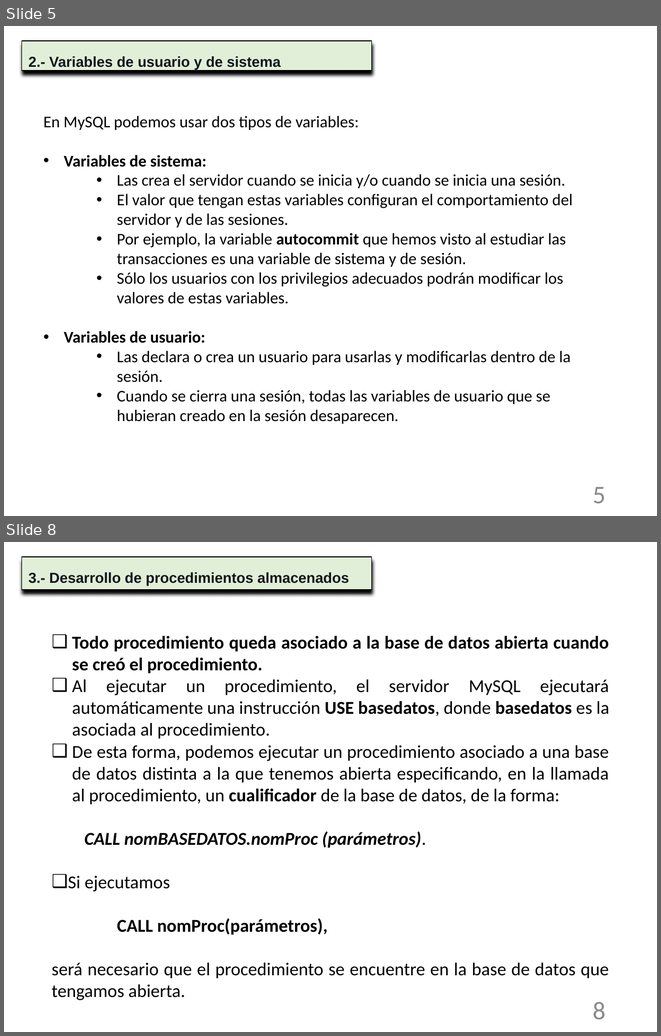
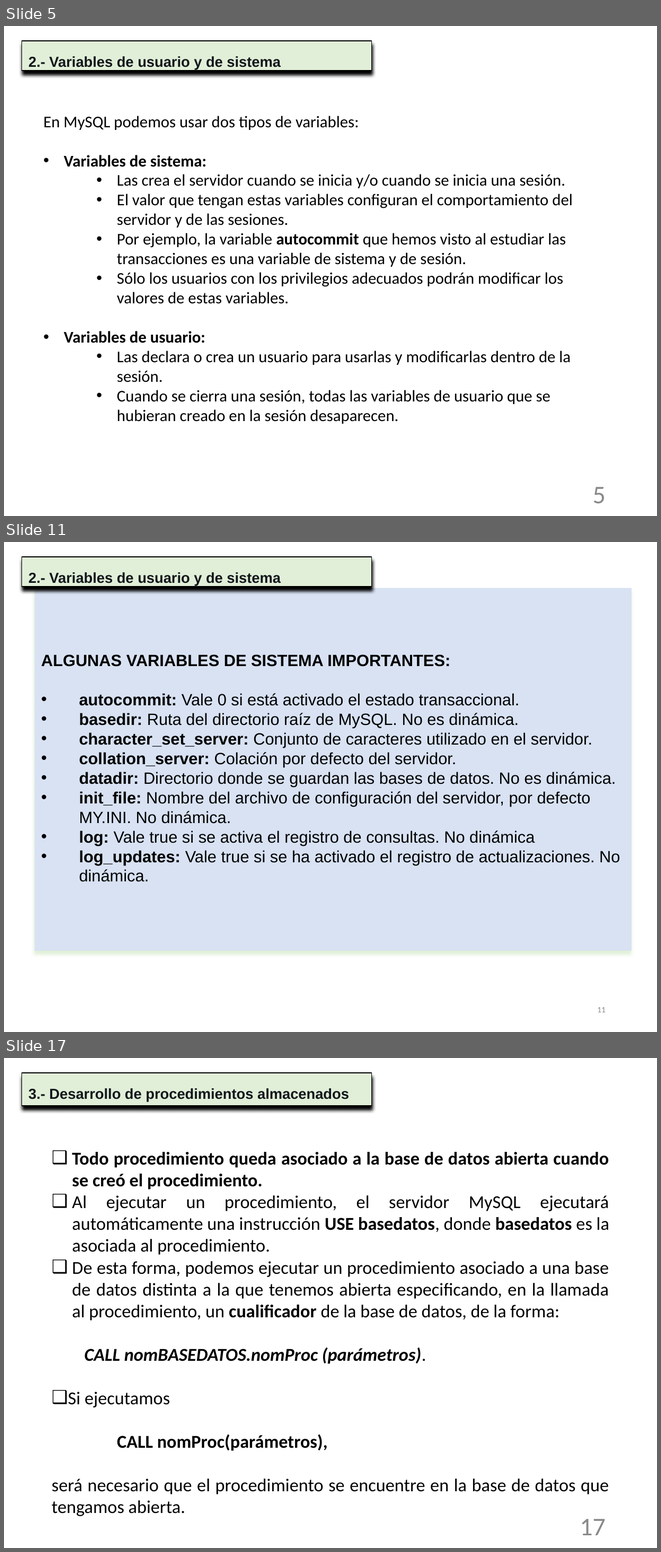
Before and after one commit to NuriaCelis/GestionBasesDatos2223, a slide deck: Tema6/Unidad 8-Programacion de BD.pptx. Shown one above the other, each under a label of ours: slides 5 and 8 before the commit, slides 5, 11 and 17 after it; the slides between them are not shown. The pictures are 661x1036 and 661x1552 pixels, drawn with LibreOffice and Linux fonts; fonts in the diff are those of the drawing. Boxes give left, top, right and bottom in pixels: in the first picture for what was removed or moved away, otherwise in the second. Text is boxed around its words. In the diff, an @@ line names an element or a change of style, - is before the commit and + after.

```diff
--- a/Tema6/Unidad 8-Programacion de BD.pptx
+++ b/Tema6/Unidad 8-Programacion de BD.pptx
@@ slide 11 added at bbox=[4, 542, 657, 1032], background #FFFFFF @@
@@ rectangle added at bbox=[21, 557, 372, 587], fill #E1EFD8, outline #000000 0.75 pt, 16 pt, text #11151A, bold @@
+2.- Variables de usuario y de sistema
@@ rectangle added at bbox=[35, 588, 632, 950], fill #D8E2F3, 18 pt, text #000000 @@
+ALGUNAS VARIABLES DE SISTEMA IMPORTANTES:
+• autocommit: Vale 0 si está activado el estado transaccional.
+• basedir: Ruta del directorio raíz de MySQL. No es dinámica.
+• character_set_server: Conjunto de caracteres utilizado en el servidor.
+• collation_server: Colación por defecto del servidor.
+• datadir: Directorio donde se guardan las bases de datos. No es dinámica.
+• init_file: Nombre del archivo de configuración del servidor, por defecto MY.INI. No dinámica.
+• log: Vale true si se activa el registro de consultas. No dinámica
+• log_updates: Vale true si se ha activado el registro de actualizaciones. No dinámica.
@@ page number added at bbox=[597, 1007, 606, 1012], 9 pt, text #898989 @@
+11
@@ what was slide 8 is now slide 17 @@
@@ page number at bbox=[580, 1519, 605, 1535]: text changed @@
-8
+17
```
Also in this commit, not shown: 3 slides changed, 8 other slides added, 3 other files.
